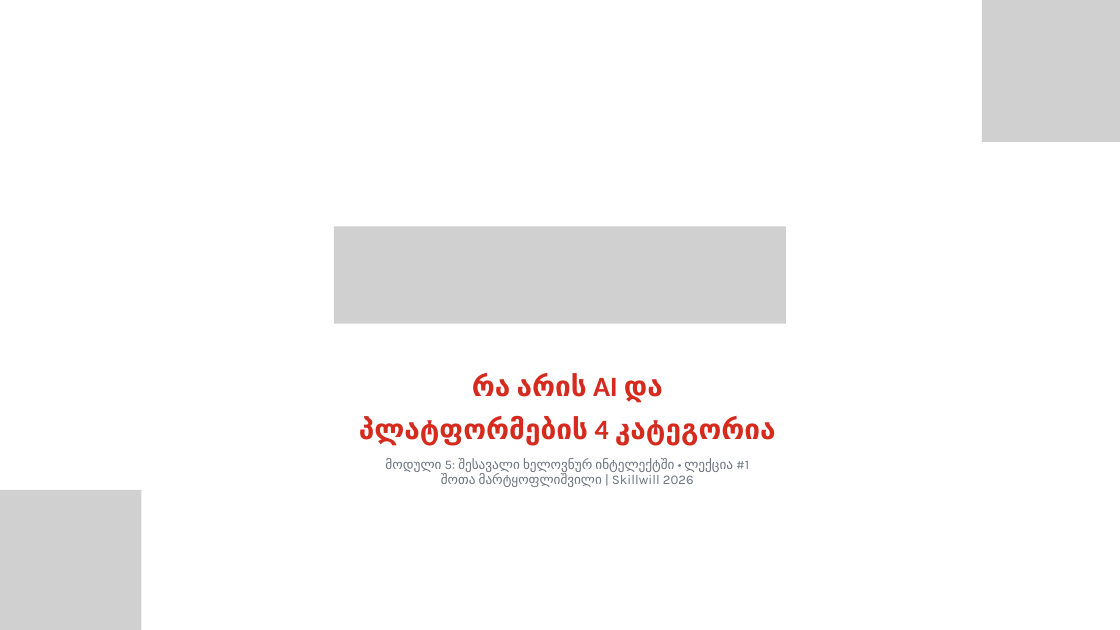
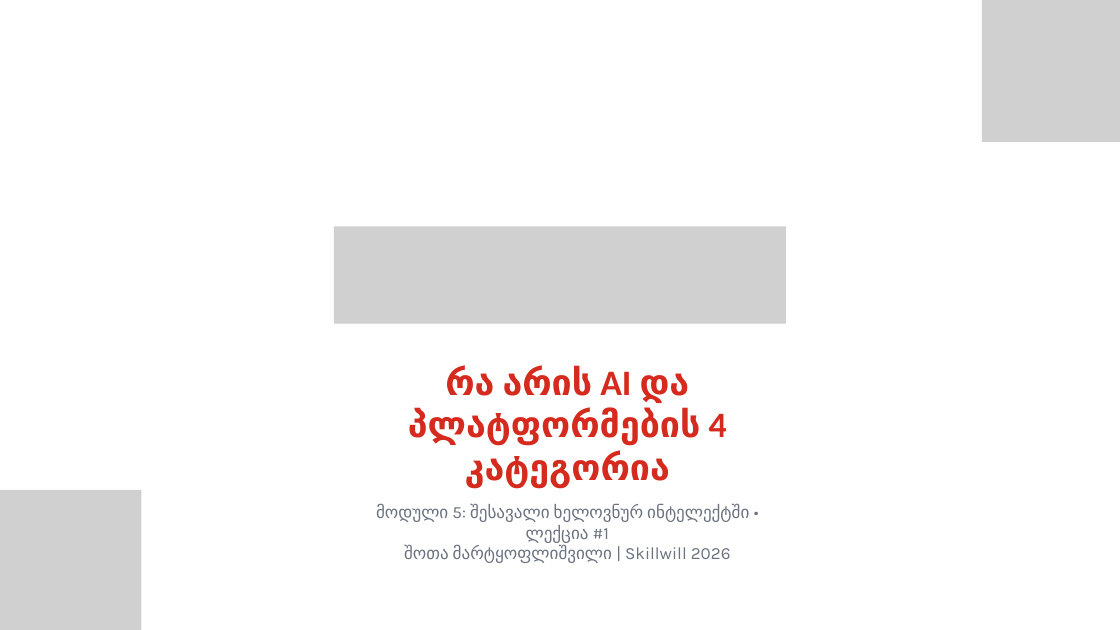
Before and after one commit to ShotaMart/skillwill-ai-curriculum, a slide deck: slide 1 of Skillwill_მოდული5_ლექცია1_პრეზენტაცია_ნიმუში.pptx. Drawn at 1120x630 pixels with LibreOffice and Linux fonts; fonts in the diff are those of the drawing; grey boxes stand for pictures. Boxes give left, top, right and bottom in pixels: in the first picture for what was removed or moved away, otherwise in the second. Text is boxed around its words. In the diff, an @@ line names an element or a change of style, - is before the commit and + after.

Commit message:
style: increase font sizes and optimize typography hierarchy across all slides

```diff
--- a/Skillwill_მოდული5_ლექცია1_პრეზენტაცია_ნიმუში.pptx
+++ b/Skillwill_მოდული5_ლექცია1_პრეზენტაცია_ნიმუში.pptx
@@ text "რა არის AI და პლატფორმების ..." at <box>376,366,749,563</box>: size 36 to 46 pt in "რა არის AI და პლატფორმების 4 კატეგორია"; size 17 to 22 pt in "მოდული 5: შესავალი ხელოვნურ ინტელექტში • ლექცია ..."; more space between paragraphs @@
```
Also in this commit, not shown: 5 other slides changed, 1 other file.
